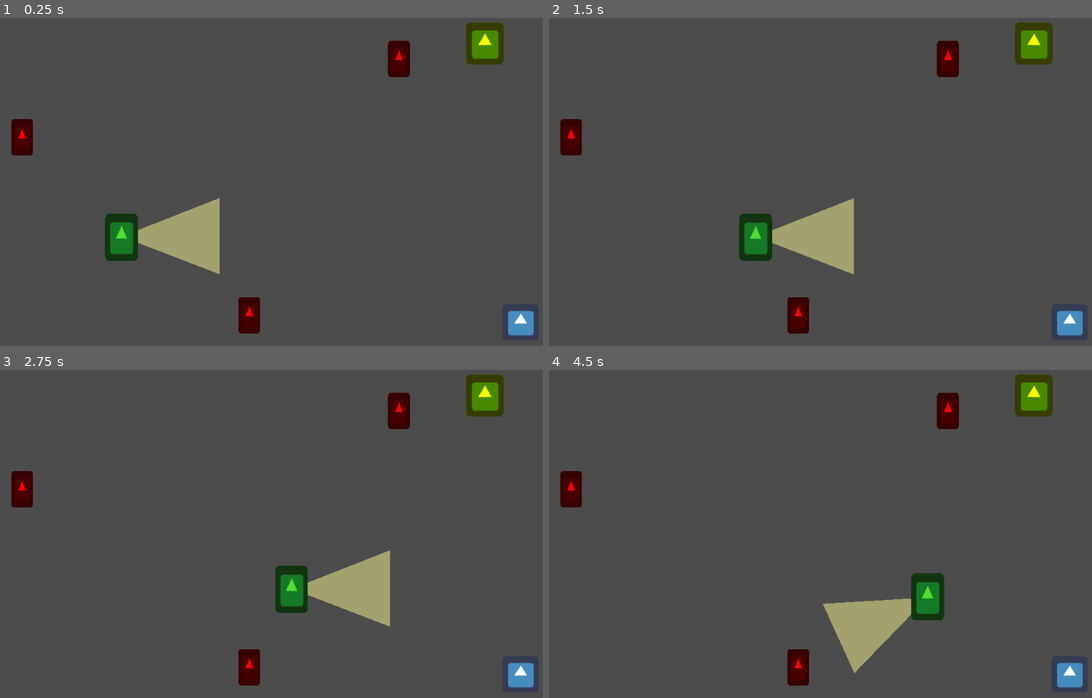
Above: before the commit, frames 1-4 (two rows, left to right).
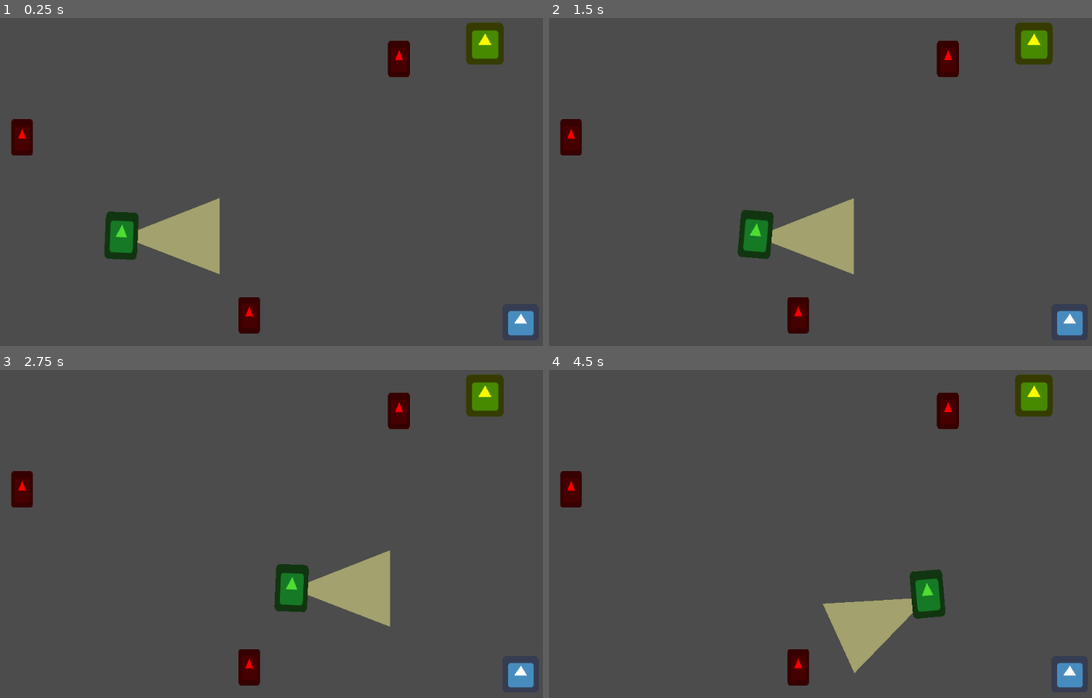
Above: after the commit, the same moments.

Repository: cwiep/Agent-of-C.H.A.I.N.
Game: Godot game, scene res://scenes/World.tscn
Same seed, same stepped clock (60 frames per second), same inputs: the game is played once before the commit and once after it. The engine's default icon, where the game draws it, is replaced by a stand-in: a white triangle on a blue panel in a dark square.
Inputs (mouse positions are in pixels of both pictures, inside the frame that each line leads up to):
- Up to frame 1 (0.25 s): no input
- Up to frame 2 (1.5 s): move the mouse to (934, 159) at 0.52 s; press the mouse at (934, 159) at 0.53 s; move the mouse to (690, 191) at 1.27 s; release the mouse at (690, 191) at 1.28 s; right-click (690, 191) at 1.35 s
- Up to frame 3 (2.75 s): move the mouse to (314, 452) at 2.02 s; hold Mouse wheel down (speed_down) from 2.03 s (still down)
- Up to frame 4 (4.5 s): move the mouse to (777, 596) at 2.77 s; release Mouse wheel down (speed_down) at 2.78 s; tap Mouse wheel up (speed_up) at 2.85 s; move the mouse to (977, 579) at 3.52 s; press the mouse at (977, 579) at 3.53 s; move the mouse to (630, 478) at 4.27 s; release the mouse at (630, 478) at 4.28 s; right-click (630, 478) at 4.35 s

The runs differ from the first frame. In frame 1, 0.2% of the frame differs, in the area x 19-26%, y 58-75%; in frame 2, 0.3%, in the area x 34-42%, y 58-75%; in frame 3, 0.1%; in frame 4, 0.3%.

Commit message:
Add animations

Diff:
--- a/scenes/Guard.tscn
+++ b/scenes/Guard.tscn
@@ -24,6 +24,34 @@
 "values": [ Vector2( 0, 0 ), Vector2( 0, -10 ), Vector2( 0, 0 ), Vector2( 0, -10 ), Vector2( 0, 0 ) ]
 }
 
+[sub_resource type="Animation" id=3]
+resource_name = "walk"
+length = 0.4
+tracks/0/type = "value"
+tracks/0/path = NodePath("Sprite:position")
+tracks/0/interp = 1
+tracks/0/loop_wrap = true
+tracks/0/imported = false
+tracks/0/enabled = true
+tracks/0/keys = {
+"times": PoolRealArray( 0, 0.1, 0.2, 0.3, 0.4 ),
+"transitions": PoolRealArray( 1, 1, 1, 1, 1 ),
+"update": 0,
+"values": [ Vector2( 0, 0 ), Vector2( 0, -5 ), Vector2( 0, 0 ), Vector2( 0, -5 ), Vector2( 0, 0 ) ]
+}
+tracks/1/type = "value"
+tracks/1/path = NodePath("Sprite:rotation_degrees")
+tracks/1/interp = 1
+tracks/1/loop_wrap = true
+tracks/1/imported = false
+tracks/1/enabled = true
+tracks/1/keys = {
+"times": PoolRealArray( 0, 0.1, 0.2, 0.3, 0.4 ),
+"transitions": PoolRealArray( 1, 1, 1, 1, 1 ),
+"update": 0,
+"values": [ 0.0, -5.0, 0.0, 5.0, 0.0 ]
+}
+
 [node name="Guard" type="PathFollow2D"]
 script = ExtResource( 4 )
 
@@ -44,5 +72,6 @@
 
 [node name="AnimationPlayer" type="AnimationPlayer" parent="Guard"]
 anims/exited = SubResource( 2 )
+anims/walk = SubResource( 3 )
 [connection signal="area_entered" from="VisionCone" to="." method="_on_area_entered"]
 [connection signal="area_entered" from="Guard" to="." method="_on_area_entered"]
--- a/scenes/Player.tscn
+++ b/scenes/Player.tscn
@@ -1,10 +1,38 @@
-[gd_scene load_steps=4 format=2]
+[gd_scene load_steps=5 format=2]
 
 [ext_resource path="res://icon.png" type="Texture" id=1]
 [ext_resource path="res://scripts/Player.gd" type="Script" id=2]
 
 [sub_resource type="RectangleShape2D" id=1]
 extents = Vector2( 29, 28 )
+
+[sub_resource type="Animation" id=2]
+resource_name = "walk"
+length = 0.4
+tracks/0/type = "value"
+tracks/0/path = NodePath("Sprite:position")
+tracks/0/interp = 1
+tracks/0/loop_wrap = true
+tracks/0/imported = false
+tracks/0/enabled = true
+tracks/0/keys = {
+"times": PoolRealArray( 0, 0.1, 0.2, 0.3, 0.4 ),
+"transitions": PoolRealArray( 1, 1, 1, 1, 1 ),
+"update": 0,
+"values": [ Vector2( 0, 0 ), Vector2( 0, -5 ), Vector2( 0, 0 ), Vector2( 0, -5 ), Vector2( 0, 0 ) ]
+}
+tracks/1/type = "value"
+tracks/1/path = NodePath("Sprite:rotation_degrees")
+tracks/1/interp = 1
+tracks/1/loop_wrap = true
+tracks/1/imported = false
+tracks/1/enabled = true
+tracks/1/keys = {
+"times": PoolRealArray( 0, 0.1, 0.2, 0.3, 0.4 ),
+"transitions": PoolRealArray( 1, 1, 1, 1, 1 ),
+"update": 0,
+"values": [ 0.0, -5.0, 0.0, 5.0, 0.0 ]
+}
 
 [node name="Player" type="Area2D" groups=[
 "player",
@@ -16,3 +44,6 @@
 
 [node name="CollisionShape2D" type="CollisionShape2D" parent="."]
 shape = SubResource( 1 )
+
+[node name="AnimationPlayer" type="AnimationPlayer" parent="."]
+anims/walk = SubResource( 2 )
--- a/scripts/GuardBehavior.gd
+++ b/scripts/GuardBehavior.gd
@@ -8,3 +8,4 @@
 	path.offset += path.speed
 	# the guard itself must not rotate... this is terrible
 	rotation = -path.rotation
+	$AnimationPlayer.play("walk")
--- a/scripts/Player.gd
+++ b/scripts/Player.gd
@@ -15,7 +15,9 @@
 		if _current_target:
 			var velocity = global_position.direction_to(_current_target.global_position) * current_speed
 			global_position += velocity
+			$AnimationPlayer.play("walk")
 		else:
+			$AnimationPlayer.stop()
 			print("no action point left")
 			Global.failed()
 
Not shown: 1 places in scenes/Guard.tscn that only renumber resources
